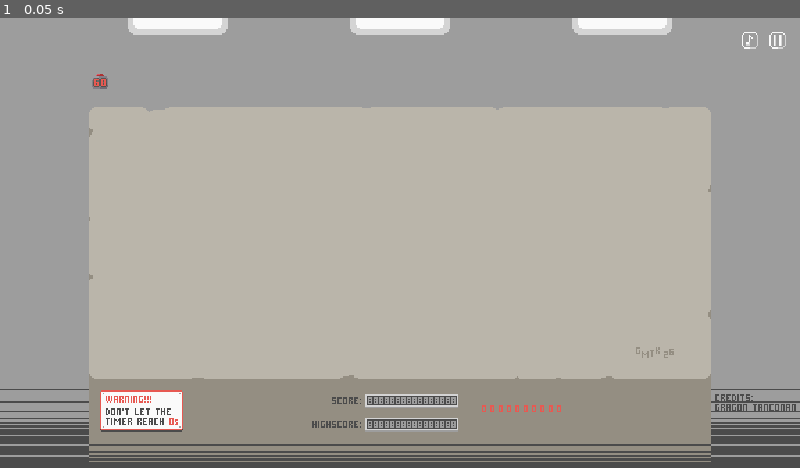
Above: before the commit, frame 1.
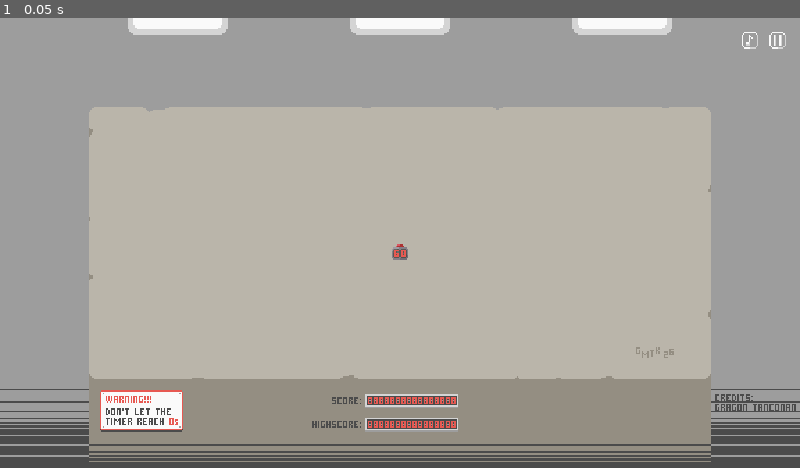
Above: after the commit, the same moment.

Repository: GragonGit/Too-Many-Timers
Game: Godot game, scene res://main.tscn
The game is run twice, just before and just after one commit, with the same random seed, the same clock (stepped at 60 frames per second) and the same inputs.
Inputs:
- Up to frame 1 (0.05 s): no input

The runs differ from the first frame. In frame 1, 0.4% of the frame differs, in the area x 11-71%, y 12-92%.

Commit message:
Digits renderer

Diff:
--- a/UI/ScoreDisplay/ScoreScript.gd
+++ b/Timer/DigitsRenderer.gd
@@ -1,17 +1,17 @@
 extends Node2D
+class_name DigitsRenderer
 
 @export var digits_texture: CompressedTexture2D
 @export var digit_size: Vector2i = Vector2i(3, 5)
 @export var digit_spacing: int = 2
-@export var min_digits: int = 10
+@export var min_digits: int = 2
 
 var digits: Array[int] = []
 
 func _ready() -> void:
-	ScoreManager.score_changed.connect(_on_score_changed)
-	_on_score_changed(ScoreManager.score)
+	set_value(0)
 
-func _on_score_changed(value: int) -> void:
+func set_value(value: int) -> void:
 	digits.clear()
 	var v: int = maxi(value, 0)
 	while v > 0 or digits.size() < 1:
@@ -25,5 +25,5 @@
 	var step: int = digit_size.x + digit_spacing
 	for i in digits.size():
 		var src := Rect2(Vector2(digits[i] * digit_size.x, 0), Vector2(digit_size))
-		var dst := Rect2(Vector2(1 - i * step, -1), Vector2(digit_size))
+		var dst := Rect2(Vector2(-i * step - digit_size.x, 0), Vector2(digit_size))
 		draw_texture_rect_region(digits_texture, dst, src)
--- a/UI/ScoreDisplay/ScoreManager.gd
+++ b/UI/ScoreDisplay/ScoreManager.gd
@@ -1,12 +1,17 @@
 extends Node
 
 signal score_changed(new_score: int)
+signal high_score_changed(new_high_score: int)
 
 var score: int = 0
+var high_score: int = 0
 
 func add_score(amount: int) -> void:
 	score += amount
 	score_changed.emit(score)
+	if high_score < score:
+		high_score = score
+		high_score_changed.emit(high_score)
 
 func reset_score() -> void:
 	score = 0
--- a/UI/UI.gd
+++ b/UI/UI.gd
@@ -1,4 +1,14 @@
 extends Control
+
+func _ready() -> void:
+	ScoreManager.score_changed.connect(_on_score_changed)
+	ScoreManager.high_score_changed.connect(_on_high_score_changed)
+
+func _on_score_changed(value: int) -> void:
+	$Score.set_value(value)
+
+func _on_high_score_changed(value: int) -> void:
+	$HighScore.set_value(value)
 
 func _on_pause_button_toggled(toggled_on: bool) -> void:
 	GameManager.game_pause(toggled_on)
--- a/UI/UI.tscn
+++ b/UI/UI.tscn
@@ -1,12 +1,13 @@
 [gd_scene format=3 uid="uid://46hvkn8vq4lr"]
 
-[ext_resource type="Script" uid="uid://d1f6rh0middfr" path="res://UI/ScoreDisplay/ScoreScript.gd" id="1_6dd3c"]
 [ext_resource type="Script" uid="uid://twbpmt41yehg" path="res://UI/UI.gd" id="1_jqf55"]
 [ext_resource type="Texture2D" uid="uid://bjeum4yq2anuj" path="res://UI/ScoreDisplay/Digits.png" id="2_byuxr"]
+[ext_resource type="Script" uid="uid://viwv3nmt732c" path="res://Timer/DigitsRenderer.gd" id="2_d050y"]
 [ext_resource type="Texture2D" uid="uid://dw88a2sa2rp84" path="res://UI/Pause/Pause.png" id="2_dhe1o"]
 [ext_resource type="Texture2D" uid="uid://cwmkmnd5kp1q2" path="res://UI/Audio/AudioOff.png" id="2_f1fl4"]
 [ext_resource type="Texture2D" uid="uid://cg4gyw7t72vrv" path="res://UI/Pause/Play.png" id="2_q0uhn"]
 [ext_resource type="Texture2D" uid="uid://50fnlot8l4e3" path="res://UI/Audio/AudioOn.png" id="3_jqf55"]
+[ext_resource type="Texture2D" uid="uid://gxmgulqvp7ha" path="res://UI/Background.png" id="8_d050y"]
 
 [sub_resource type="StyleBoxEmpty" id="StyleBoxEmpty_qgmx8"]
 
@@ -29,11 +30,28 @@
 grow_vertical = 2
 script = ExtResource("1_jqf55")
 
-[node name="Node2D" type="Node2D" parent="." unique_id=1697539910]
-position = Vector2(400, 280)
-script = ExtResource("1_6dd3c")
+[node name="Background" type="TextureRect" parent="." unique_id=1842584859]
+z_index = -1
+layout_mode = 0
+offset_right = 576.0
+offset_bottom = 324.0
+texture = ExtResource("8_d050y")
+
+[node name="Score" type="Node2D" parent="." unique_id=466115385]
+position = Vector2(328, 273)
+script = ExtResource("2_d050y")
 digits_texture = ExtResource("2_byuxr")
-digit_spacing = 3
+digit_spacing = 1
+min_digits = 16
+metadata/_custom_type_script = "uid://viwv3nmt732c"
+
+[node name="HighScore" type="Node2D" parent="." unique_id=1594378051]
+position = Vector2(328, 290)
+script = ExtResource("2_d050y")
+digits_texture = ExtResource("2_byuxr")
+digit_spacing = 1
+min_digits = 16
+metadata/_custom_type_script = "uid://viwv3nmt732c"
 
 [node name="MarginContainer2" type="MarginContainer" parent="." unique_id=452784281]
 layout_mode = 1
--- a/main.tscn
+++ b/main.tscn
@@ -1,23 +1,15 @@
 [gd_scene format=3 uid="uid://b1mm3o80v4b8y"]
 
-[ext_resource type="Texture2D" uid="uid://gxmgulqvp7ha" path="res://UI/Background.png" id="1_1bvp3"]
 [ext_resource type="PackedScene" uid="uid://kmmjj2ittgkw" path="res://Timer/DigitalClock/DigitalClock.tscn" id="1_ig7tw"]
 [ext_resource type="PackedScene" uid="uid://46hvkn8vq4lr" path="res://UI/UI.tscn" id="2_0xm2m"]
 [ext_resource type="Script" uid="uid://bw2px55r4rtea" path="res://Timer/TimerParent.gd" id="2_h2yge"]
 
 [node name="Game" type="Node" unique_id=884841435]
 
-[node name="Background" type="Node" parent="." unique_id=1586035180]
-
-[node name="TextureRect" type="TextureRect" parent="Background" unique_id=1752716454]
-offset_right = 40.0
-offset_bottom = 40.0
-texture = ExtResource("1_1bvp3")
-
 [node name="Scene" type="Node" parent="." unique_id=25121995]
 
 [node name="DigitalClock" parent="Scene" unique_id=548302011 instance=ExtResource("1_ig7tw")]
-position = Vector2(72, 45)
+position = Vector2(288, 168)
 
 [node name="Timers" type="Node" parent="Scene" unique_id=1373838740]
 script = ExtResource("2_h2yge")
Not shown, added: Timer/DigitsRenderer.gd.uid
Not shown, removed: UI/ScoreDisplay/ScoreScript.gd.uid
